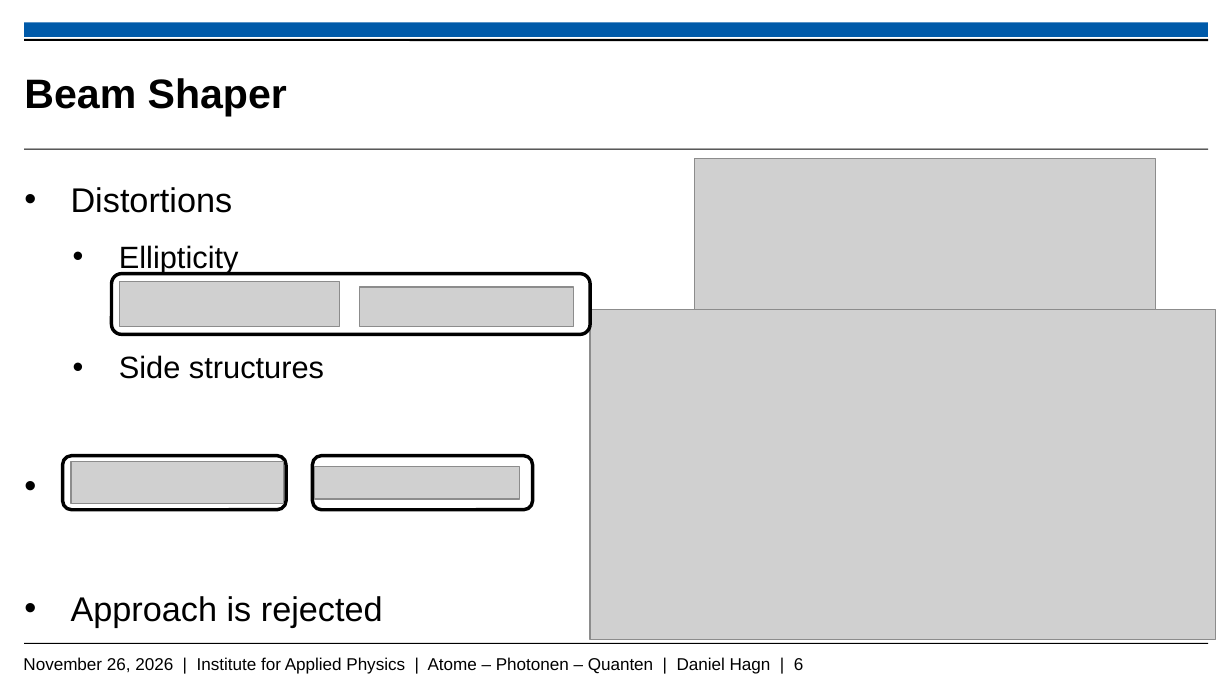
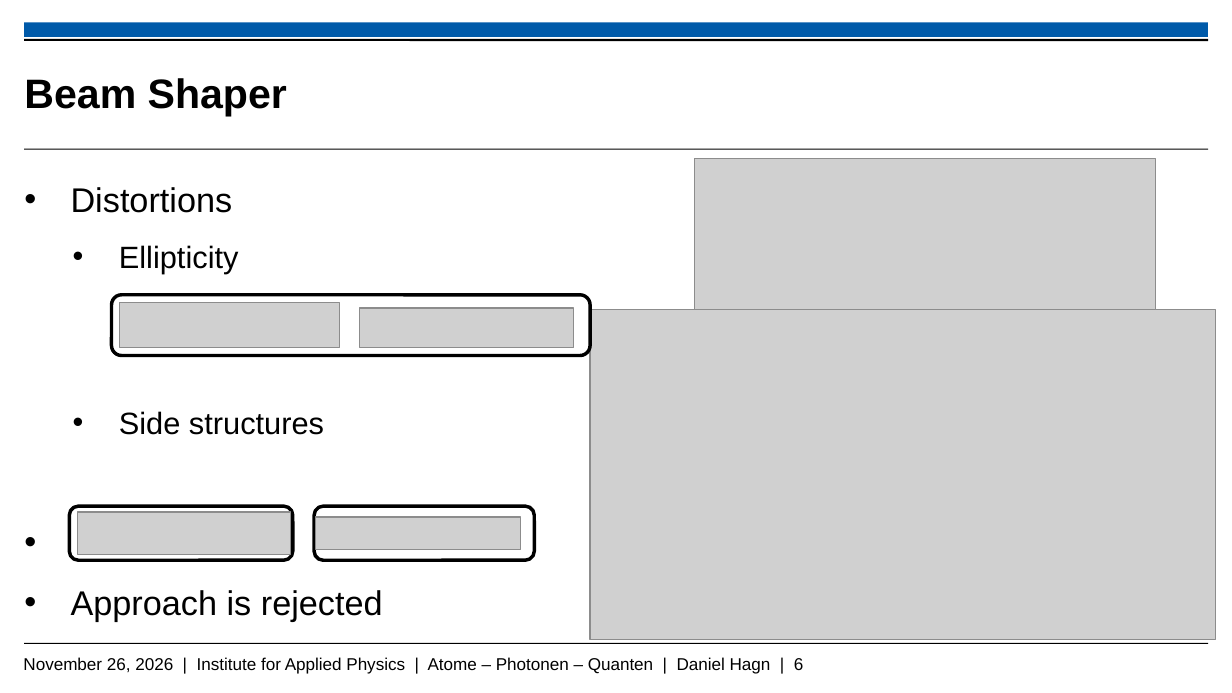
Before and after one commit to Daniel-Hagn-physik/Masterthesis_Backup, a slide deck: slide 6 of Hagn_Daniel_Mastervortrag.pptx. Drawn at 1232x693 pixels with LibreOffice and Linux fonts; fonts in the diff are those of the drawing; grey boxes stand for pictures; background and template pictures are left out. Boxes give left, top, right and bottom in pixels: in the first picture for what was removed or moved away, otherwise in the second. Text is boxed around its words. In the diff, an @@ line names an element or a change of style, - is before the commit and + after.

Commit message:
12.11

```diff
--- a/Hagn_Daniel_Mastervortrag.pptx
+++ b/Hagn_Daniel_Mastervortrag.pptx
@@ text "Distortions" rewrapped from [71,187,383,627] to [71,187,383,622] @@
@@ 2 pictures, 1 rounded rectangle: place and size @@
-2 pictures, 1 rounded rectangle at [112,274,590,334]
+2 pictures, 1 rounded rectangle at [112,294,590,355]
@@ rounded rectangle: place and size @@
-rounded rectangle at [63,456,286,510]
+rounded rectangle at [69,506,292,561]
@@ rounded rectangle: place and size @@
-rounded rectangle at [313,456,533,510]
+rounded rectangle at [314,506,535,561]
@@ picture: place and size @@
-picture at [71,462,285,504]
+picture at [78,513,291,554]
@@ picture: place and size @@
-picture at [314,467,519,500]
+picture at [315,517,520,551]
```
Also in this commit, not shown: 1 other slide changed, 1 slide added.
